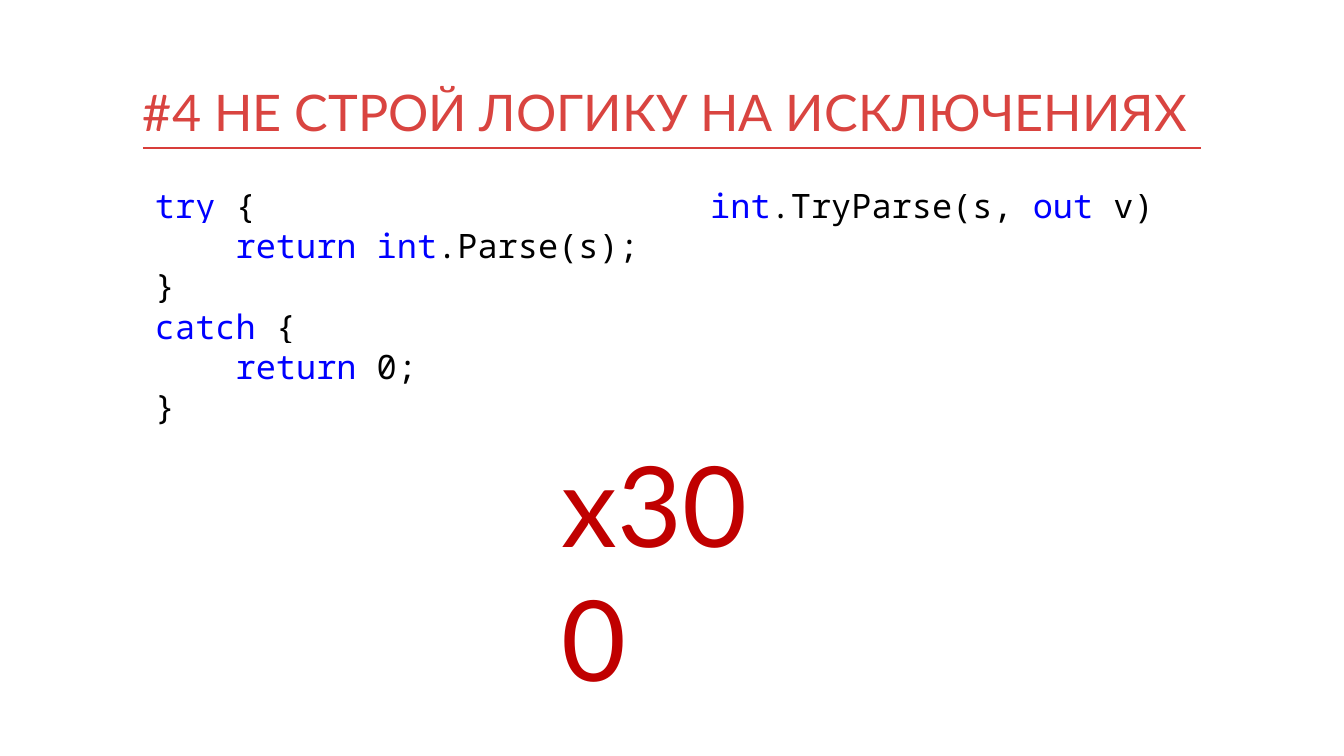
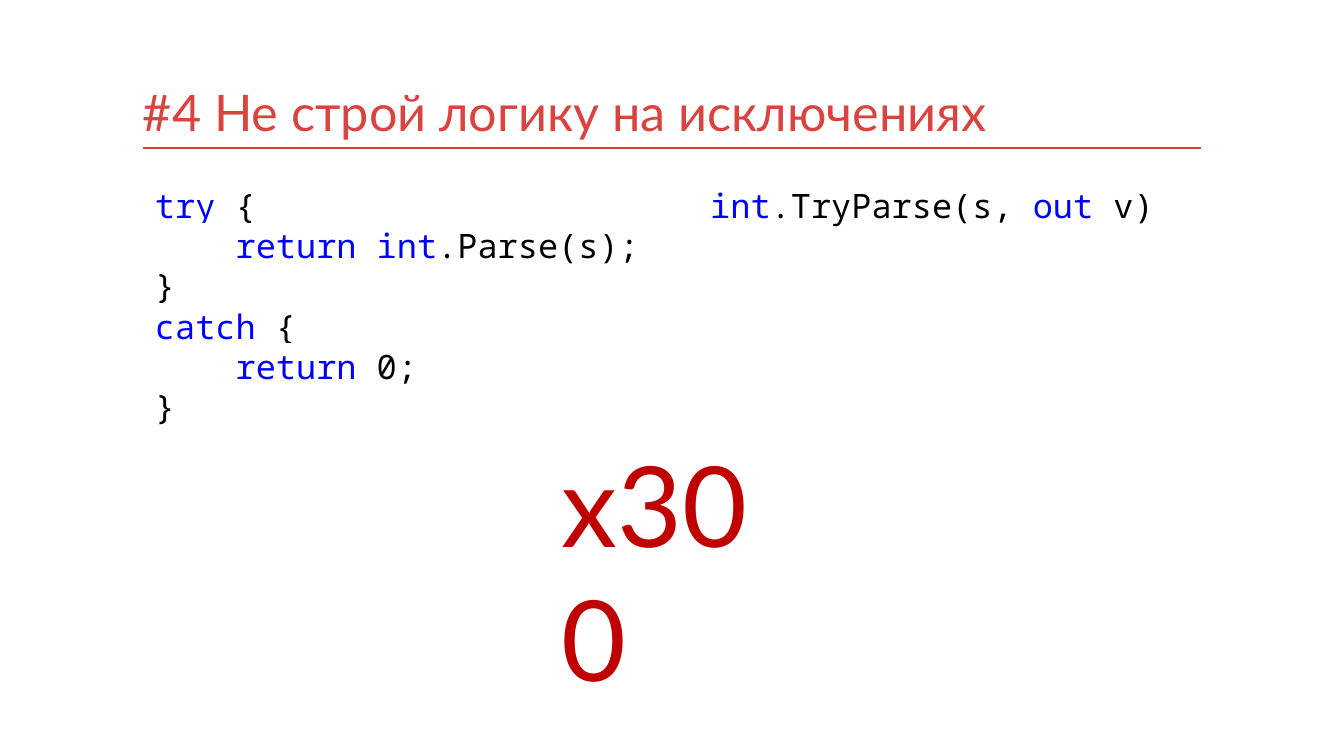
Before and after one commit to kontur-courses/exceptions, a slide deck: slide 11 of exceptions.pptx. Drawn at 1344x756 pixels with LibreOffice and Linux fonts; fonts in the diff are those of the drawing. Boxes give left, top, right and bottom in pixels: in the first picture for what was removed or moved away, otherwise in the second. Text is boxed around its words. In the diff, an @@ line names an element or a change of style, - is before the commit and + after.

```diff
--- a/exceptions.pptx
+++ b/exceptions.pptx
@@ title at (143, 95, 987, 139): text changed @@
-#4 НЕ СТРОЙ ЛОГИКУ НА ИСКЛЮЧЕНИЯХ
+#4 Не строй логику на исключениях
```
Also in this commit, not shown: 37 other slides changed, 2 slides added, 3 slides removed.
